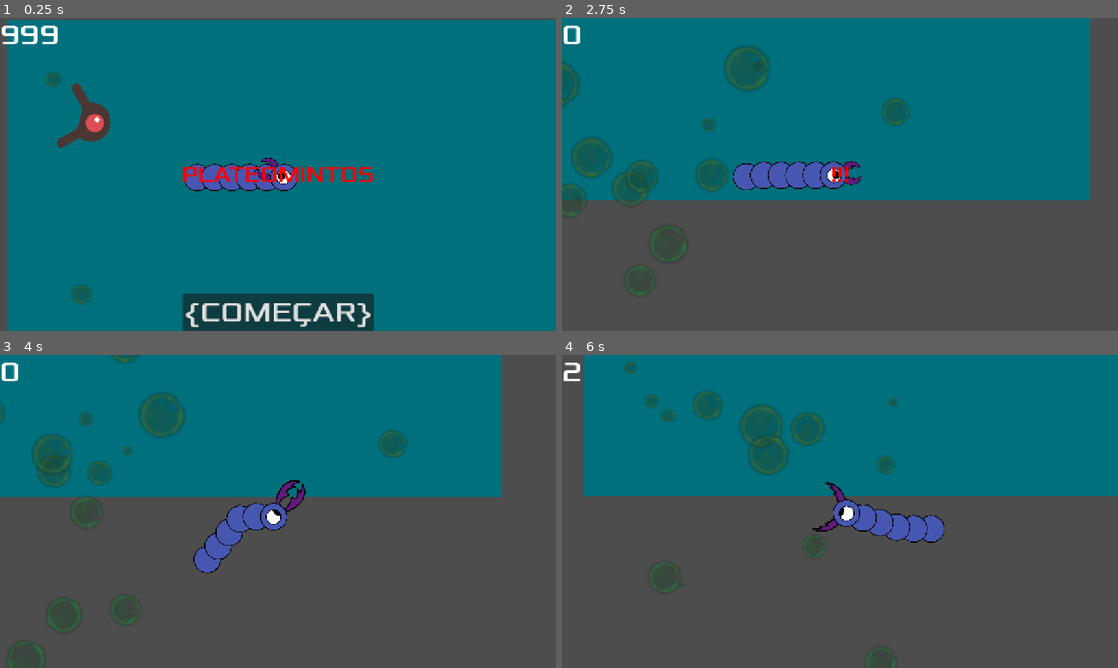
Above: before the commit, frames 1-4 (two rows, left to right).
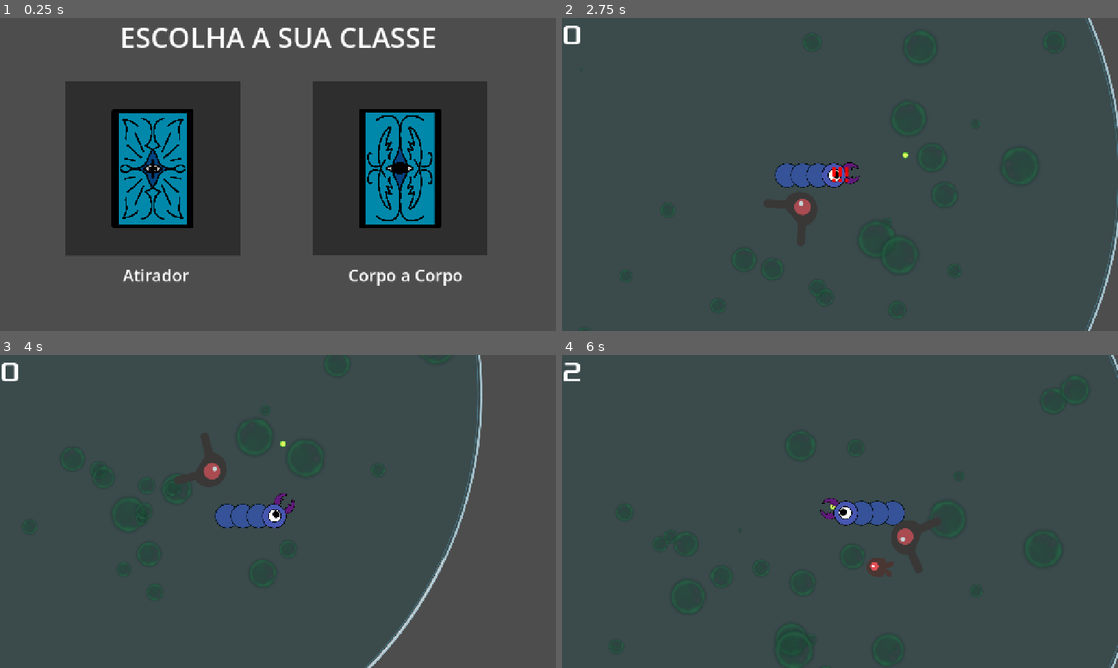
Above: after the commit, the same moments.

Repository: sou-carlos/plateomintos
Game: Godot game, scene res://class_selection.tscn
Two runs of this game, one before a commit and one after it. Both use one fixed random seed, a clock stepped at 60 frames per second and the inputs below. Before the commit the project starts from res://main.tscn.
Inputs (mouse positions are in pixels of both pictures, inside the frame that each line leads up to):
- Up to frame 1 (0.25 s): no input
- Up to frame 2 (2.75 s): click (712, 168) at 0.52 s; click "{COMEÇAR}" at 1.25 s; move the mouse to (962, 158) at 2.02 s; hold D (mvDireita) from 2.03 s (still down); click (962, 158) at 2.1 s
- Up to frame 3 (4 s): move the mouse to (166, 527) at 2.77 s; release D (mvDireita) at 2.78 s; hold S (mvBaixo) 2.78-3.53 s; click (166, 527) at 2.85 s; move the mouse to (333, 442) at 3.52 s; hold D (mvDireita) from 3.53 s (still down); click (333, 442) at 3.6 s
- Up to frame 4 (6 s): move the mouse to (812, 574) at 4.27 s; release D (mvDireita) at 4.28 s; hold W (mvCima) 4.28-5.03 s; click (812, 574) at 4.35 s; move the mouse to (1006, 558) at 5.02 s; hold A (mvEsquerda) from 5.03 s (still down); click (1006, 558) at 5.1 s; move the mouse to (673, 464) at 5.77 s; click (673, 464) at 5.85 s

The runs differ from the first frame. In frame 1, 98% of the frame differs, in the area x 0-100%, y 0-100%; in frame 2, 58%; in frame 3, 45%; in frame 4, 50%.

Commit message:
novas mecanicas adicionadas ao jogo

Diff:
--- a/base_enemy.gd
+++ b/base_enemy.gd
@@ -3,7 +3,7 @@
 
 @export var speed: float = 150.0
 
-var life = 0
+var life = 5
 var dano_base = 10
 var _player_ref: Jogador
 
@@ -26,5 +26,13 @@
 
 func _on_hitbox_area_entered(area: Area2D) -> void:
 	life -= 1
+	print("acertado")
 	if life <= 0:
 		queue_free()
+
+
+func _on_hitbox_body_entered(body: Node2D) -> void:
+	life -= 1
+	print("acertado")
+	if life <= 0:
+		queue_free()
--- a/base_enemy.tscn
+++ b/base_enemy.tscn
@@ -3,7 +3,8 @@
 [ext_resource type="Script" uid="uid://bxfvd6svebvc7" path="res://base_enemy.gd" id="1_vaaym"]
 
 [node name="BaseEnemy" type="RigidBody2D" unique_id=1020826806]
-collision_mask = 0
+collision_layer = 9
+collision_mask = 4
 gravity_scale = 0.0
 script = ExtResource("1_vaaym")
 
--- /dev/null
+++ b/borda.gd
@@ -0,0 +1,32 @@
+extends Node2D
+
+@export var raio := 300.0
+@export_range(12, 128) var quantidade_pontos: int = 64
+
+
+@onready var corpo: StaticBody2D = $Corpo
+
+func _ready() -> void:
+	var pontos = PackedVector2Array()
+	for i in range(quantidade_pontos):
+		var angulo := TAU * float(i) / quantidade_pontos
+		pontos.append(Vector2(cos(angulo), sin(angulo)) * raio)
+
+	var contorno := CollisionPolygon2D.new()
+	contorno.polygon = pontos
+	contorno.build_mode = CollisionPolygon2D.BUILD_SEGMENTS
+	corpo.add_child(contorno)
+	queue_redraw()
+
+func _draw() -> void:
+	# Vidro sutil sobre a área de jogo.
+	#draw_circle(Vector2.ZERO, raio, Color(0.72, 0.91, 1.0, 0.07))
+	draw_circle(Vector2.ZERO, raio, Color(0.0, 0.251, 0.282, 0.235))
+
+	# Aro duplo para dar espessura à placa.
+	draw_arc(Vector2.ZERO, raio, 0.0, TAU, quantidade_pontos * 2, Color(0.78, 0.94, 1.0, 0.72), 5.0, true)
+	draw_arc(Vector2.ZERO, raio - 8.0, 0.0, TAU, quantidade_pontos * 2, Color(0.35, 0.75, 0.9, 0.32), 2.0, true)
+
+	# Reflexos curvos no aro.
+	draw_arc(Vector2.ZERO, raio - 3.0, deg_to_rad(205.0), deg_to_rad(260.0), 32, Color(1.0, 1.0, 1.0, 0.8), 7.0, true)
+	draw_arc(Vector2.ZERO, raio - 3.0, deg_to_rad(25.0), deg_to_rad(65.0), 24, Color(1.0, 1.0, 1.0, 0.55), 4.0, true)
--- /dev/null
+++ b/borda.tscn
@@ -0,0 +1,10 @@
+[gd_scene format=3 uid="uid://cj5lbtr7v5gq7"]
+
+[ext_resource type="Script" uid="uid://b5tgnnx0l0mqn" path="res://borda.gd" id="1_56xy0"]
+
+[node name="Borda" type="Node2D" unique_id=998065091]
+script = ExtResource("1_56xy0")
+raio = 1000.0
+quantidade_pontos = 128
+
+[node name="Corpo" type="StaticBody2D" parent="." unique_id=872933092]
--- /dev/null
+++ b/class_selection.gd
@@ -0,0 +1,15 @@
+extends CanvasLayer
+
+
+func _on_range_button_pressed() -> void:
+	PlayerConf.classe = PlayerConf.Classe.RANGE
+	_ir_para_main()
+
+
+func _on_melee_button_pressed() -> void:
+	PlayerConf.classe = PlayerConf.Classe.MELEE
+	_ir_para_main()
+
+
+func _ir_para_main() -> void:
+	get_tree().change_scene_to_file("res://main.tscn")
--- /dev/null
+++ b/class_selection.tscn
@@ -0,0 +1,72 @@
+[gd_scene format=3 uid="uid://dep74jktox537"]
+
+[ext_resource type="Script" uid="uid://p1kvcd2leega" path="res://class_selection.gd" id="1_5bvf1"]
+[ext_resource type="Texture2D" uid="uid://k5el1115xeii" path="res://art/2 Sem Título_20261005135141.png" id="1_jf164"]
+[ext_resource type="Texture2D" uid="uid://t08ooonpl4r" path="res://art/2 Sem Título_20261005134300.png" id="2_5bvf1"]
+
+[node name="ClassSelection" type="CanvasLayer" unique_id=504453208]
+script = ExtResource("1_5bvf1")
+
+[node name="Control" type="Control" parent="." unique_id=498079468]
+layout_mode = 3
+anchors_preset = 15
+anchor_right = 1.0
+anchor_bottom = 1.0
+grow_horizontal = 2
+grow_vertical = 2
+
+[node name="RangeButton" type="Button" parent="Control" unique_id=561568591]
+layout_mode = 0
+offset_left = 151.0
+offset_top = 146.0
+offset_right = 2159.0
+offset_bottom = 2154.0
+scale = Vector2(0.2, 0.2)
+icon = ExtResource("1_jf164")
+
+[node name="MeleeButton" type="Button" parent="Control" unique_id=2143463469]
+layout_mode = 0
+offset_left = 720.0
+offset_top = 145.0
+offset_right = 2728.0
+offset_bottom = 2153.0
+scale = Vector2(0.2, 0.2)
+icon = ExtResource("2_5bvf1")
+
+[node name="Label" type="Label" parent="Control" unique_id=1001258712]
+layout_mode = 1
+anchors_preset = 5
+anchor_left = 0.5
+anchor_right = 0.5
+offset_left = -364.0
+offset_right = 364.0
+offset_bottom = 88.0
+grow_horizontal = 2
+size_flags_horizontal = 4
+theme_override_font_sizes/font_size = 64
+text = "ESCOLHA A SUA CLASSE"
+horizontal_alignment = 1
+vertical_alignment = 1
+
+[node name="RangeLabel" type="Label" parent="Control" unique_id=1083322558]
+layout_mode = 0
+offset_left = 283.0
+offset_top = 565.0
+offset_right = 435.0
+offset_bottom = 674.0
+theme_override_font_sizes/font_size = 38
+text = "Atirador
+"
+
+[node name="MeleeLabel" type="Label" parent="Control" unique_id=2058884996]
+layout_mode = 0
+offset_left = 802.0
+offset_top = 565.0
+offset_right = 1065.0
+offset_bottom = 674.0
+theme_override_font_sizes/font_size = 38
+text = "Corpo a Corpo
+"
+
+[connection signal="pressed" from="Control/RangeButton" to="." method="_on_range_button_pressed"]
+[connection signal="pressed" from="Control/MeleeButton" to="." method="_on_melee_button_pressed"]
--- a/enraivado.tscn
+++ b/enraivado.tscn
@@ -23,10 +23,17 @@
 size = Vector2(78.5, 93.5)
 
 [node name="Enraivado" unique_id=1020826806 instance=ExtResource("1_s7yb4")]
+position = Vector2(7, 0)
 
 [node name="AnimatedSprite2D" parent="." index="0" unique_id=1223789421]
 sprite_frames = SubResource("SpriteFrames_b6tqy")
 
-[node name="CollisionShape2D" parent="Hitbox" parent_id_path=PackedInt32Array(333518409) index="0" unique_id=1169992585]
+[node name="Hitbox" parent="." index="1" unique_id=333518409]
+collision_layer = 9
+collision_mask = 6
+
+[node name="CollisionShape2D" parent="Hitbox" index="0" unique_id=1169992585]
 position = Vector2(15.75, -0.75)
 shape = SubResource("RectangleShape2D_vaaym")
+
+[connection signal="body_entered" from="Hitbox" to="." method="_on_hitbox_body_entered"]
--- a/jogador.gd
+++ b/jogador.gd
@@ -1,15 +1,14 @@
-extends Area2D
+extends CharacterBody2D
 
 class_name Jogador
 
-enum Classe { MELEE, RANGE }
-
 @export var speed = 400
-@export var classe: Classe = Classe.MELEE
 @export var dash_speed: float = 1000.0
 @export var dash_duration: float = 0.12
 @export var textura_articulacao: Texture2D
 @export var distancia_articulacao: float = 40.0
+@export var projetil_scene: PackedScene
+@export var velocidade_projetil: float = 700.0
 
 @onready var articulacoes_container: Node2D = $Articulacoes
 @onready var animated_sprite_2d: AnimatedSprite2D = $AnimatedSprite2D
@@ -27,16 +26,13 @@
 var tween_dano: Tween
 var rastro: Array[Vector2] = []
 
-
-
 func _ready() -> void:
 	add_to_group("jogador")
-	# O 'match' verifica o valor atual da variável 'classe'
-	match classe:
-		Classe.MELEE:
+
+	if PlayerConf.classe == PlayerConf.Classe.MELEE:
 			vida = 5
 			print("Guerreiro Escolhido")
-		Classe.RANGE:
+	if PlayerConf.classe == PlayerConf.Classe.RANGE:
 			vida = 3
 			print("Atirador Escolhido")
 
@@ -48,6 +44,8 @@
 	inicializar_rastro()
 
 func inicio(pos):
+	#process_mode = Node.PROCESS_MODE_INHERIT
+
 	position = pos
 	_ready()
 	show()
@@ -62,8 +60,6 @@
 	if atacando:
 		return
 
-	atacando = true
-
 	dash_direction = global_position.direction_to(
 		get_global_mouse_position()
 	)
@@ -72,14 +68,31 @@
 		dash_direction = Vector2.RIGHT.rotated(global_rotation)
 
 	look_at(global_position + dash_direction)
-	dash_time_left = dash_duration
-
-	animated_sprite_2d.play("ataque basico")
-	attack_hitbox.monitorable = true
+
+	if PlayerConf.classe == PlayerConf.Classe.RANGE:
+		ataque_distancia()
+	else:
+		atacando = true
+		dash_time_left = dash_duration
+		animated_sprite_2d.play("ataque basico")
+		attack_hitbox.monitorable = true
+
+
+
+func ataque_distancia() -> void:
+	if projetil_scene == null:
+		push_warning("Defina projetil_scene no Inspector do jogador.")
+		return
+
+	var projetil = projetil_scene.instantiate()
+	projetil.global_position = global_position
+	projetil.direcao = dash_direction
+	projetil.velocidade = velocidade_projetil
+	get_tree().current_scene.add_child(projetil)
 
 # Called every frame. 'delta' is the elapsed time since the previous frame.
 func _physics_process(delta: float) -> void:
-	var velocity = Vector2.ZERO
+	velocity = Vector2.ZERO
 
 	if dash_time_left >  0.0:
 		var dash_step: float = minf(delta, dash_time_left)
@@ -103,7 +116,7 @@
 		if velocity.length()>0:
 			velocity = velocity.normalized() * speed
 
-	position += velocity * delta
+	move_and_slide()
 	#position = position.clamp(Vector2.ZERO,tamanhoTela)
 	atualizar_articulacoes()
 
@@ -224,3 +237,19 @@
 	if vida <= 0:
 		hide()
 		hit.emit()
+
+
+
+
+func _on_hurtbox_area_entered(area: Area2D) -> void:
+	vida = maxi(vida - 1, 0)
+
+	sincronizar_articulacoes()
+	piscar_dano()
+
+	print(vida)
+
+	if vida <= 0:
+		hide()
+		#process_mode = Node.PROCESS_MODE_DISABLED
+		hit.emit()
--- a/jogador.tscn
+++ b/jogador.tscn
@@ -4,6 +4,7 @@
 [ext_resource type="Texture2D" uid="uid://s5bj1qn5k8a0" path="res://art/3 Sem Título_20261005131957.png" id="2_4obgb"]
 [ext_resource type="Texture2D" uid="uid://csp8k4e1xycyj" path="res://art/articulacao.png" id="2_j3kwt"]
 [ext_resource type="Texture2D" uid="uid://0bj4av2mqr7l" path="res://art/3 Sem Título_20261005133242.png" id="3_j3kwt"]
+[ext_resource type="PackedScene" uid="uid://72oii4kmvofh" path="res://projetil.tscn" id="3_xswob"]
 [ext_resource type="Texture2D" uid="uid://c6p0o00r2vayt" path="res://art/4 Sem Título_20261001012642.png" id="4_4obgb"]
 
 [sub_resource type="SpriteFrames" id="SpriteFrames_l502e"]
@@ -35,10 +36,14 @@
 [sub_resource type="RectangleShape2D" id="RectangleShape2D_3l2vh"]
 size = Vector2(80, 87)
 
-[node name="Jogador" type="Area2D" unique_id=190093235 groups=["jogador"]]
+[sub_resource type="CircleShape2D" id="CircleShape2D_xswob"]
+radius = 29.068884
+
+[node name="Jogador" type="CharacterBody2D" unique_id=539909282 groups=["jogador"]]
+position = Vector2(0, -1)
 script = ExtResource("1_j3kwt")
-classe = 1
 textura_articulacao = ExtResource("2_j3kwt")
+projetil_scene = ExtResource("3_xswob")
 
 [node name="AnimatedSprite2D" type="AnimatedSprite2D" parent="." unique_id=923466116]
 z_index = 1
@@ -65,7 +70,15 @@
 position = Vector2(90, -17)
 
 [node name="Camera2D" type="Camera2D" parent="." unique_id=376097568]
+zoom = Vector2(0.9, 0.9)
 
-[connection signal="area_entered" from="." to="." method="_on_area_entered"]
-[connection signal="body_entered" from="." to="." method="_on_body_entered"]
+[node name="Hurtbox" type="Area2D" parent="." unique_id=856558547]
+collision_mask = 9
+
+[node name="CollisionShape2D" type="CollisionShape2D" parent="Hurtbox" unique_id=1136245642]
+z_index = 1
+position = Vector2(-16, -1)
+shape = SubResource("CircleShape2D_xswob")
+
 [connection signal="animation_finished" from="AnimatedSprite2D" to="." method="_on_animated_sprite_2d_animation_finished"]
+[connection signal="area_entered" from="Hurtbox" to="." method="_on_hurtbox_area_entered"]
--- a/main.gd
+++ b/main.gd
@@ -2,17 +2,8 @@
 @export var mob_scene: PackedScene
 var score
 
-
-
-# Called every frame. 'delta' is the elapsed time since the previous frame.
-func _process(delta: float) -> void:
-	pass
-
-
-
 func _on_jogador_hit() -> void:
 	game_over()
-
 
 func game_over():
 	$PontosTimer.stop()
@@ -31,7 +22,7 @@
 
 
 func _on_inicio_timer_timeout() -> void:
-	#$InimigoTimer.start()
+	$InimigoTimer.start()
 	$PontosTimer.start()
 
 
@@ -41,7 +32,7 @@
 
 
 func _on_inimigo_timer_timeout() -> void:
-	var inimigo=mob_scene.instantiate()
+	var inimigo= mob_scene.instantiate()
 	var inimigo_spawn_location=$Path2D/InimigoSpawnLocation
 	inimigo_spawn_location.progress_ratio=randf()
 	inimigo.position=inimigo_spawn_location.position
--- a/main.tscn
+++ b/main.tscn
@@ -9,6 +9,7 @@
 [ext_resource type="AudioStream" uid="uid://d3qp1tmg1jlfp" path="res://art/gameover.wav" id="7_5vw27"]
 [ext_resource type="Texture2D" uid="uid://fu8af3b17xqf" path="res://art/Textures/light_03.png" id="8_5vw27"]
 [ext_resource type="PackedScene" uid="uid://urxv1s6gwn3p" path="res://enraivado.tscn" id="9_kek77"]
+[ext_resource type="PackedScene" uid="uid://cj5lbtr7v5gq7" path="res://borda.tscn" id="10_4c57u"]
 
 [sub_resource type="Curve2D" id="Curve2D_h2yge"]
 _data = {
@@ -21,6 +22,7 @@
 mob_scene = ExtResource("2_h2yge")
 
 [node name="ColorRect" type="ColorRect" parent="." unique_id=681954993]
+visible = false
 anchors_preset = 15
 anchor_right = 1.0
 anchor_bottom = 1.0
@@ -32,9 +34,11 @@
 position = Vector2(218, 356)
 amount = 50
 texture = ExtResource("8_5vw27")
-lifetime = 5.0
-emission_shape = 3
-emission_rect_extents = Vector2(300, 500)
+lifetime = 8.0
+preprocess = 6.0
+explosiveness = 0.27
+emission_shape = 1
+emission_sphere_radius = 128.0
 direction = Vector2(999, 999)
 spread = 180.0
 gravity = Vector2(0, 0)
@@ -47,8 +51,7 @@
 color = Color(0.20308754, 0.4496268, 0.27990216, 1)
 
 [node name="Jogador" parent="." unique_id=190093235 instance=ExtResource("1_0xm2m")]
-position = Vector2(624, 356)
-classe = 0
+position = Vector2(453, 356)
 dash_speed = 2000.0
 
 [node name="InimigoTimer" type="Timer" parent="." unique_id=945051976]
@@ -61,7 +64,6 @@
 one_shot = true
 
 [node name="StartPosition" type="Marker2D" parent="." unique_id=384573511]
-position = Vector2(240, 450)
 
 [node name="Path2D" type="Path2D" parent="." unique_id=848009102]
 position = Vector2(0.6058235, 0.6346159)
@@ -86,6 +88,10 @@
 
 [node name="Enraivado" parent="." unique_id=1020826806 instance=ExtResource("9_kek77")]
 position = Vector2(151, 223)
+collision_layer = 1
+collision_mask = 0
+
+[node name="Borda" parent="." unique_id=998065091 instance=ExtResource("10_4c57u")]
 
 [connection signal="hit" from="Jogador" to="." method="_on_jogador_hit"]
 [connection signal="timeout" from="InimigoTimer" to="." method="_on_inimigo_timer_timeout"]
--- a/minino_mau_criado.tscn
+++ b/minino_mau_criado.tscn
@@ -63,7 +63,8 @@
 scale = Vector2(0.5, 0.5)
 
 [node name="Hitbox" type="Area2D" parent="." unique_id=1730701687]
-collision_mask = 2
+collision_layer = 9
+collision_mask = 6
 
 [node name="CollisionShape2D" type="CollisionShape2D" parent="Hitbox" unique_id=1312097936]
 position = Vector2(6, -1)
--- /dev/null
+++ b/player_conf.gd
@@ -0,0 +1,5 @@
+extends Node
+
+enum Classe { MELEE, RANGE }
+
+var classe: Classe = Classe.MELEE
--- a/project.godot
+++ b/project.godot
@@ -11,8 +11,12 @@
 [application]
 
 config/name="aboba"
-run/main_scene="uid://bad5peyixcgrb"
+run/main_scene="uid://dep74jktox537"
 config/features=PackedStringArray("4.7", "Mobile")
+
+[autoload]
+
+PlayerConf="*uid://cvej5vfhbc8sl"
 
 [display]
 
@@ -57,6 +61,8 @@
 [layer_names]
 
 2d_physics/layer_2="Ataque do player"
+2d_physics/layer_3="Projeteis"
+2d_physics/layer_4="Inimigos"
 
 [physics]
 
--- /dev/null
+++ b/projetil.gd
@@ -0,0 +1,27 @@
+extends Area2D
+
+@export var velocidade: float = 700.0
+@export var tempo_de_vida: float = 3.0
+@export var shoot_delay: float = 0.7
+
+@onready var shoot_timer: Timer = $ShootTimer
+var direcao: Vector2 = Vector2.RIGHT
+
+func _ready() -> void:
+	direcao = direcao.normalized()
+	rotation = direcao.angle()
+
+	# Remove o projétil depois de alguns segundos.
+	get_tree().create_timer(tempo_de_vida).timeout.connect(queue_free)
+
+
+func _physics_process(delta: float) -> void:
+	global_position += direcao * velocidade * delta
+
+
+func _on_area_entered(area: Area2D) -> void:
+	queue_free()
+
+
+func _on_body_entered(body: Node2D) -> void:
+	queue_free()
--- /dev/null
+++ b/projetil.tscn
@@ -0,0 +1,22 @@
+[gd_scene format=3 uid="uid://72oii4kmvofh"]
+
+[ext_resource type="Script" uid="uid://716jmc8kwxk" path="res://projetil.gd" id="1_4dvx7"]
+[ext_resource type="Texture2D" uid="uid://ci7jbae46g4mt" path="res://art/bullet1.png" id="2_e138m"]
+
+[sub_resource type="CircleShape2D" id="CircleShape2D_xvcbn"]
+
+[node name="Projetil" type="Area2D" unique_id=1460284088]
+collision_layer = 4
+collision_mask = 8
+script = ExtResource("1_4dvx7")
+
+[node name="CollisionShape2D" type="CollisionShape2D" parent="." unique_id=246347431]
+shape = SubResource("CircleShape2D_xvcbn")
+
+[node name="Sprite2D" type="Sprite2D" parent="." unique_id=1736993193]
+texture = ExtResource("2_e138m")
+
+[node name="ShootTimer" type="Timer" parent="." unique_id=1839314991]
+
+[connection signal="area_entered" from="." to="." method="_on_area_entered"]
+[connection signal="body_entered" from="." to="." method="_on_body_entered"]
Binary file added: art/bullet1.png
Not shown, added: art/bullet1.png.import
Binary file added: art/bullet2.png
Not shown, added: art/bullet2.png.import
Not shown, added: borda.gd.uid
Not shown, added: class_selection.gd.uid
Not shown, added: player_conf.gd.uid
Not shown, added: projetil.gd.uid
